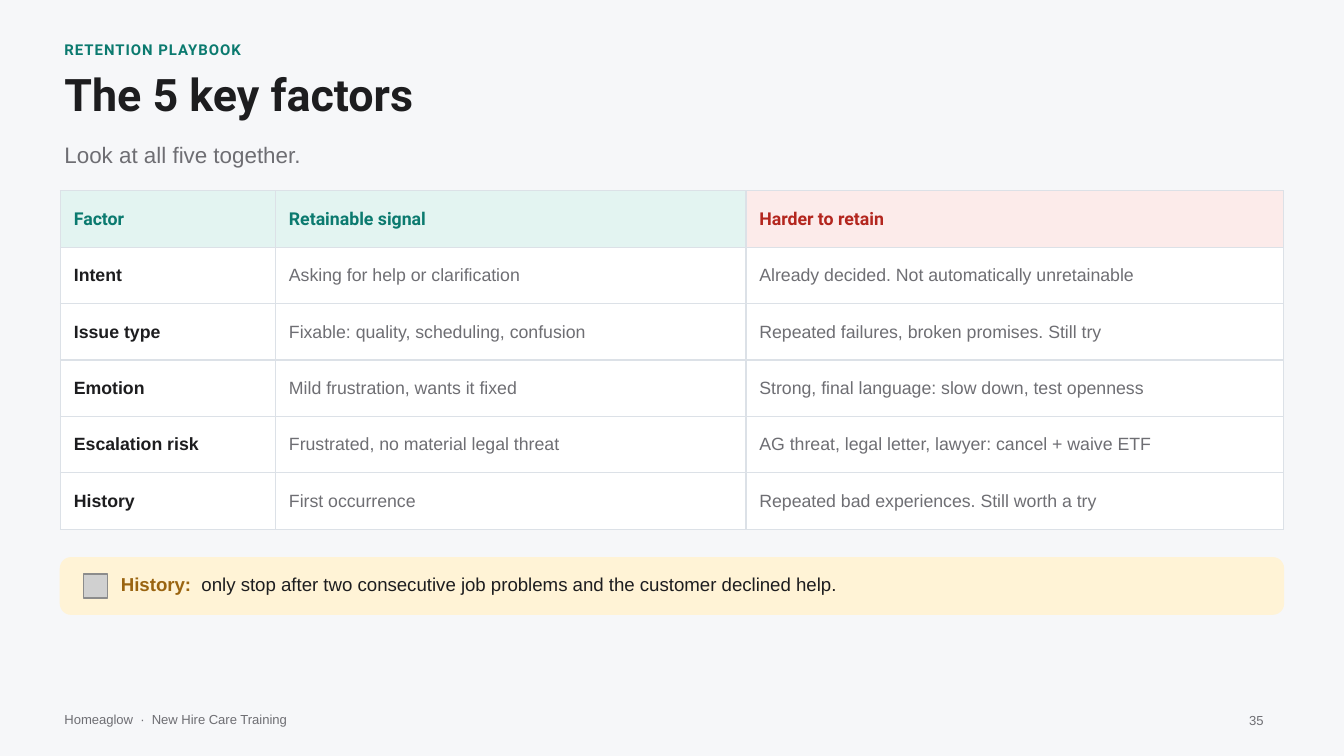
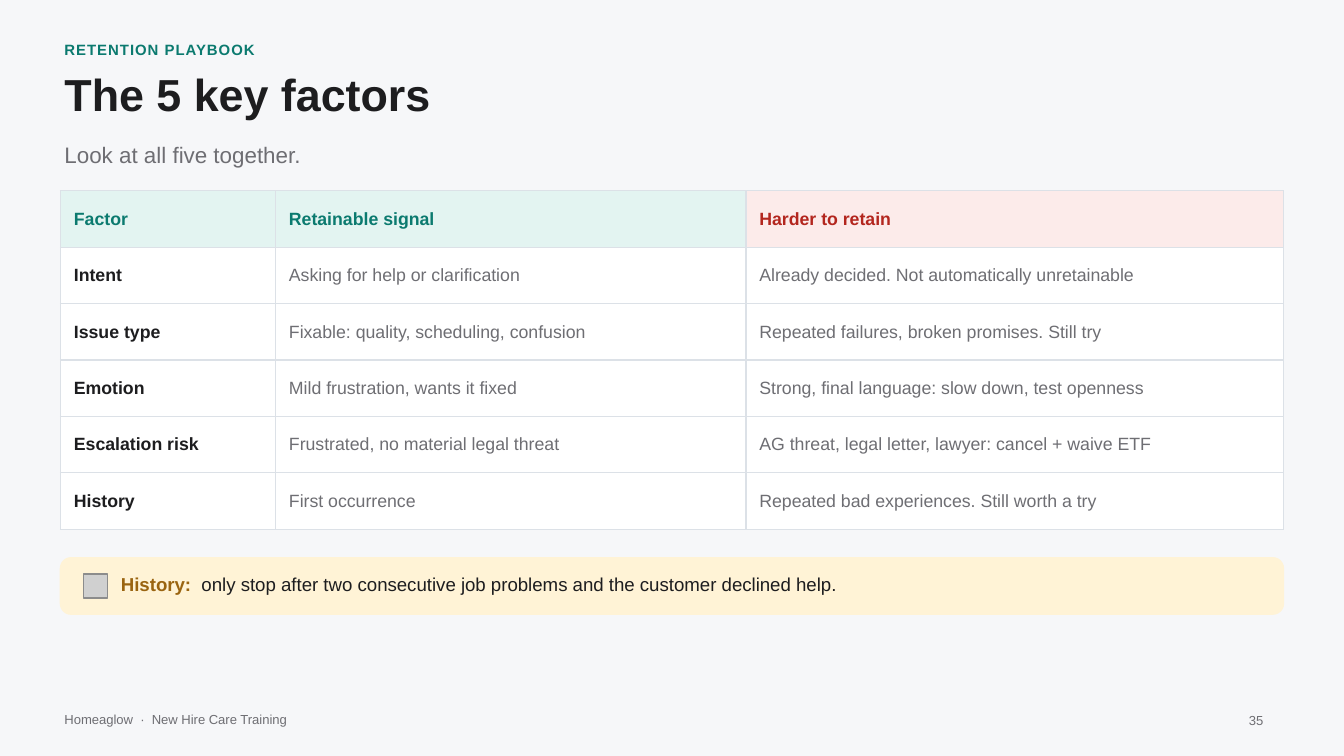
Before and after one commit to anjulimichelle/training, a slide deck: slide 35 of retention-membership-cancellation/retention-membership-cancellation.pptx. Drawn at 1344x756 pixels with LibreOffice and Linux fonts; fonts in the diff are those of the drawing; grey boxes stand for pictures. Boxes give left, top, right and bottom in pixels: in the first picture for what was removed or moved away, otherwise in the second. Text is boxed around its words. In the diff, an @@ line names an element or a change of style, - is before the commit and + after.

```diff
--- a/retention-membership-cancellation/retention-membership-cancellation.pptx
+++ b/retention-membership-cancellation/retention-membership-cancellation.pptx
@@ text "RETENTION PLAYBOOK" at <box>64,44,255,55</box>: font Roboto to Arial @@
@@ text "The 5 key factors" at <box>64,78,430,120</box>: font Roboto to Arial @@
@@ table at <box>60,191,1284,632</box> @@
@@ font Roboto to Arial in "Factor", "Retainable signal", "Harder to retain" @@
```
Also in this commit, not shown: 78 other slides changed, 1 slide added, 1 slide removed, 3 other files.
